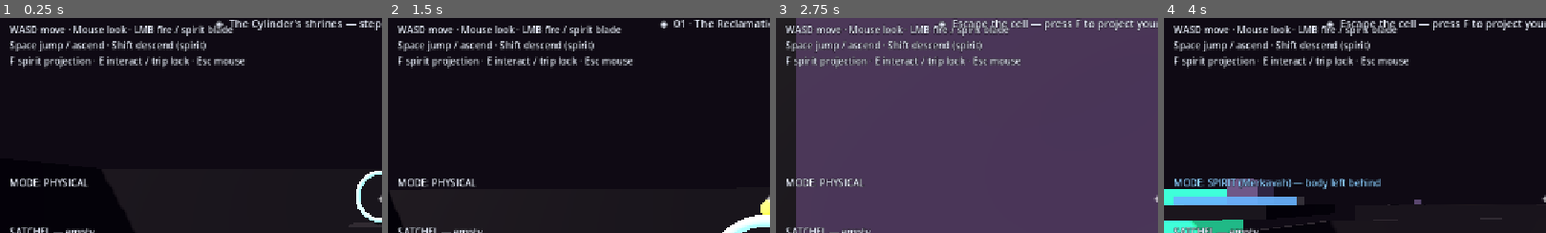
Above: before the commit, frames 1-4 (left to right).
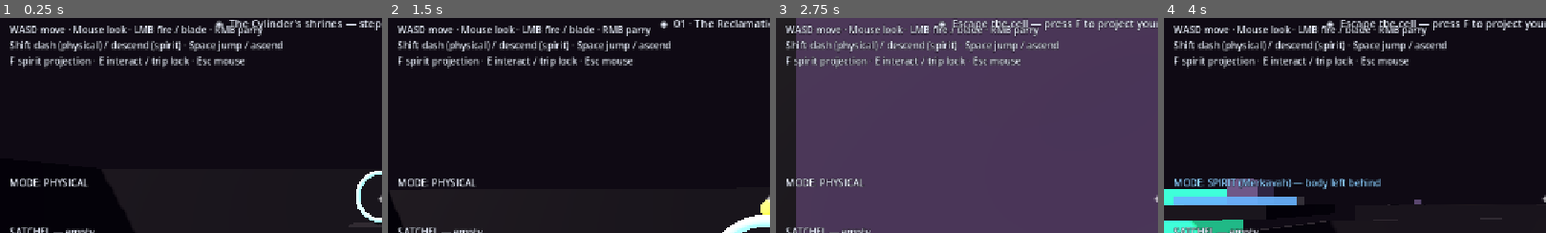
Above: after the commit, the same moments.

Repository: nathanaelries/quarry
Game: Godot game, scene res://scenes/main.tscn
Same seed, same stepped clock (60 frames per second), same inputs: the game is played once before the commit and once after it.
Inputs (mouse positions are % of the whole screen's width and height, from its top left):
- Up to frame 1 (0.25 s): no input
- Up to frame 2 (1.5 s): tap Enter at 0.5 s; move the mouse to (55, 50) at 0.52 s; hold Space (jump) 0.53-1.28 s; hold W (move_forward) from 0.53 s (still down); click (55, 50) at 0.67 s; move the mouse to (45, 50) at 1.27 s; tap E (interact) at 1.35 s; click (45, 50) at 1.42 s
- Up to frame 3 (2.75 s): keep holding W (move_forward); tap Space (jump) at 1.52, 1.55, 1.82, 2.3 s; tap F (spirit_toggle) at 2 s; move the mouse to (52, 48) at 2.02 s; hold F (spirit_toggle) from 2.03 s (still down); click (52, 48) at 2.17 s
- Up to frame 4 (4 s): keep holding W (move_forward); move the mouse to (49, 52) at 2.77 s; release F (spirit_toggle) at 2.78 s; tap Space (jump) at 2.85, 3.02, 3.32 s; click (49, 52) at 2.92 s; tap F (spirit_toggle) at 3.5 s; move the mouse to (57, 51) at 3.52 s; hold Space (jump) from 3.53 s (still down); tap E (interact) at 3.6 s; click (57, 51) at 3.67 s
The pictures show only the part of the screen within x 0-50%, y 8-58%; the shares and areas given below are measured in that part.

The runs differ from the first frame. In frame 1, 2.3% of the frame differs, in the area x 4-74%, y 3-16%; in frame 2, 2.3%; in frame 3, 2.0%; in frame 4, 2.3%.

Commit message:
Add dash + parry (telegraphed attacks)
Two new combat/movement verbs, plus the fairness piece that makes parry work.

- Dash (Shift): a fast burst in the move direction with i-frames for its whole
  duration — take_damage is a no-op mid-dash, so it dodges bolts and lunges.
  Preserves gravity "up", so it works on walls/planetoids. Cooldown-gated.
- Parry (RMB): a timed window. Melee → no damage + the drone staggers (open for
  a punish); ranged → the bolt reflects and turns on the drones. Pays off with a
  clang, gold flash, shake, and a real-time-restored hit-stop (Juice.hitstop).
- Telegraphed attacks: drones now wind up (eye flares + a tell) for 0.4s before
  striking, so parry is a read, not a coin-flip — and combat is more readable.
- docs/COMBAT.md; HUD controls + gold parry flash; dash/parry SFX.

Verified headless: dash i-frames block damage, a parried melee deals no damage
and staggers the drone, and a parried bolt reflects.

Co-Authored-By: Claude Opus 4.8 (1M context) <noreply@anthropic.com>

Diff:
--- a/prototype/scripts/drone.gd
+++ b/prototype/scripts/drone.gd
@@ -34,6 +34,8 @@
 const ATTACK_CD := 1.3
 const MELEE_DAMAGE := 1
 const SEARCH_TIME := 4.0
+const WINDUP := 0.4                   # telegraph before an attack — the window to parry it
+const STUN_TIME := 1.3                # a parried drone is staggered this long
 const PATROL_RADIUS := 5.0
 const TURN_RATE := 7.0
 
@@ -49,6 +51,8 @@
 var _home_set := false
 var _player: Node3D
 var _atk_cd := 0.0
+var _windup_t := 0.0
+var _stun_t := 0.0
 var _search_t := 0.0
 var _last_seen := Vector3.ZERO
 var _patrol_target := Vector3.ZERO
@@ -144,11 +148,14 @@
 		velocity.y -= GRAVITY * delta
 
 	_desired = Vector3.ZERO
-	match _state:
-		State.PATROL: _do_patrol(delta)
-		State.CHASE: _do_chase(delta)
-		State.ATTACK: _do_attack(delta)
-		State.SEARCH: _do_search(delta)
+	if _stun_t > 0.0:
+		_stun_t -= delta                    # staggered — hold still, don't act
+	else:
+		match _state:
+			State.PATROL: _do_patrol(delta)
+			State.CHASE: _do_chase(delta)
+			State.ATTACK: _do_attack(delta)
+			State.SEARCH: _do_search(delta)
 
 	# Hand the wanted velocity to the avoidance sim; it answers on velocity_computed.
 	_agent.set_velocity(_desired)
@@ -188,12 +195,14 @@
 
 func _do_attack(delta: float) -> void:
 	if not _can_see_player():
+		_windup_t = 0.0
 		_state = State.SEARCH
 		_search_t = SEARCH_TIME
 		return
 	var dist := global_position.distance_to(_player.global_position)
 	var reach := MELEE_RANGE if archetype == "melee" else RANGED_RANGE
 	if dist > reach * 1.15:
+		_windup_t = 0.0
 		_state = State.CHASE
 		return
 	# ranged backpedals if you close in; otherwise hold ground (RVO still spaces them)
@@ -202,9 +211,17 @@
 	else:
 		_desired = Vector3.ZERO
 	_face(_player.global_position, delta)      # always face the player while attacking
-	if _atk_cd <= 0.0:
-		_attack(dist)
-		_atk_cd = ATTACK_CD
+	# Telegraph, then strike — the wind-up is your window to parry.
+	if _windup_t > 0.0:
+		_windup_t -= delta
+		if _windup_t <= 0.0:
+			_attack(dist)
+			_atk_cd = ATTACK_CD
+			_eye_mat.emission = Color(1.0, 0.25, 0.2)
+	elif _atk_cd <= 0.0:
+		_windup_t = WINDUP
+		_eye_mat.emission = Color(1.6, 0.7, 0.2)   # bright wind-up tell
+		Juice.play_3d("drone_alert", global_position, -11.0)
 
 
 func _do_search(delta: float) -> void:
@@ -288,6 +305,11 @@
 
 
 func _melee() -> void:
+	if _player and _player.has_method("is_parrying") and _player.is_parrying():
+		if _player.has_method("on_parry_success"):
+			_player.on_parry_success()
+		stagger()                                # parried → staggered, wide open
+		return
 	if _player and _player.has_method("take_damage"):
 		_player.take_damage(MELEE_DAMAGE)
 	Juice.play_3d("drone_shot", global_position, -3.0)
@@ -309,6 +331,15 @@
 # ---------------------------------------------------------------------------
 # Damage / death / loot
 # ---------------------------------------------------------------------------
+## Parried — reel back, drop the attack, and sit open for a beat.
+func stagger() -> void:
+	_stun_t = STUN_TIME
+	_windup_t = 0.0
+	_atk_cd = maxf(_atk_cd, 0.8)
+	_flash(Color(0.5, 0.75, 1.0))
+	_eye_mat.emission = Color(0.4, 0.6, 1.0)
+
+
 func take_hit(amount: int, kind: String) -> void:
 	if vulnerable_to != "both" and kind != vulnerable_to:
 		_flash(Color(0.5, 0.5, 0.55))
--- a/prototype/scripts/enemy_bolt.gd
+++ b/prototype/scripts/enemy_bolt.gd
@@ -8,6 +8,8 @@
 var damage := 1
 
 var _life := 4.0
+var _reflected := false
+var _mat: StandardMaterial3D
 
 
 func _ready() -> void:
@@ -18,12 +20,12 @@
 	s.radius = 0.14
 	s.height = 0.28
 	mesh.mesh = s
-	var mat := StandardMaterial3D.new()
-	mat.albedo_color = Color(0.95, 0.35, 0.4)
-	mat.emission_enabled = true
-	mat.emission = Color(1.0, 0.25, 0.3)
-	mat.emission_energy_multiplier = 3.0
-	mesh.material_override = mat
+	_mat = StandardMaterial3D.new()
+	_mat.albedo_color = Color(0.95, 0.35, 0.4)
+	_mat.emission_enabled = true
+	_mat.emission = Color(1.0, 0.25, 0.3)
+	_mat.emission_energy_multiplier = 3.0
+	mesh.material_override = _mat
 	add_child(mesh)
 
 	var light := OmniLight3D.new()
@@ -54,11 +56,35 @@
 	global_position += velocity * delta
 
 
+func reflect() -> void:
+	velocity = -velocity * 1.4                    # send it back, faster
+	_reflected = true
+	_mat.albedo_color = Color(0.5, 0.9, 1.0)      # now friendly
+	_mat.emission = Color(0.45, 0.85, 1.0)
+
+
 func _on_body_entered(body: Node) -> void:
 	if body.is_in_group("drones"):
-		return                                   # don't hit fellow drones
-	if body.is_in_group("player") and body.has_method("take_damage"):
-		body.take_damage(damage)
+		if _reflected and body.has_method("take_hit"):
+			body.take_hit(2, "physical")          # a parried bolt bites the drones
+			_impact(Color(0.5, 0.9, 1.0))
+		return                                    # otherwise pass over allies
+	if body.is_in_group("player"):
+		if _reflected:
+			return                                # your own reflected bolt won't hit you
+		if body.has_method("is_parrying") and body.is_parrying():
+			if body.has_method("on_parry_success"):
+				body.on_parry_success()
+			reflect()
+			return
+		if body.has_method("take_damage"):
+			body.take_damage(damage)
+		_impact(Color(1.0, 0.35, 0.4))
+		return
+	_impact(Color(1.0, 0.35, 0.4))                # wall / floor
+
+
+func _impact(color: Color) -> void:
 	Juice.play_3d("hit", global_position, -6.0)
-	Juice.spark(global_position, Color(1.0, 0.35, 0.4))
+	Juice.spark(global_position, color)
 	queue_free()
--- a/prototype/scripts/hud.gd
+++ b/prototype/scripts/hud.gd
@@ -14,6 +14,7 @@
 var _toast_y := 560.0
 var _pips: Array = []
 var _dmg_flash: ColorRect
+var _parry_fx: ColorRect
 var _objective: Label
 var _win_bg: ColorRect
 var _win_text: Label
@@ -26,8 +27,8 @@
 	_controls.text = "\n".join([
 		"QUARRY — The Reclamation",
 		"",
-		"WASD move · Mouse look · LMB fire / spirit blade",
-		"Space jump / ascend · Shift descend (spirit)",
+		"WASD move · Mouse look · LMB fire / blade · RMB parry",
+		"Shift dash (physical) / descend (spirit) · Space jump / ascend",
 		"F spirit projection · E interact / trip lock · Esc mouse",
 	])
 	add_child(_controls)
@@ -65,6 +66,7 @@
 		player.resurrected.connect(_on_resurrected)
 		player.picked_up.connect(_on_picked_up)
 		player.damaged.connect(_on_damaged)
+		player.parried.connect(_on_parried)
 	_on_mode_changed(false)
 	_on_spirit_time(0.0)
 	_refresh_inventory()
@@ -117,6 +119,13 @@
 	_dmg_flash.anchor_bottom = 1.0
 	_dmg_flash.mouse_filter = Control.MOUSE_FILTER_IGNORE
 	add_child(_dmg_flash)
+
+	_parry_fx = ColorRect.new()
+	_parry_fx.color = Color(1.0, 0.85, 0.4, 0.0)
+	_parry_fx.anchor_right = 1.0
+	_parry_fx.anchor_bottom = 1.0
+	_parry_fx.mouse_filter = Control.MOUSE_FILTER_IGNORE
+	add_child(_parry_fx)
 
 
 func _build_objective() -> void:
@@ -201,6 +210,13 @@
 		_dmg_flash.color.a = 0.34
 		var tw := create_tween()
 		tw.tween_property(_dmg_flash, "color:a", 0.0, 0.3)
+
+
+func _on_parried() -> void:
+	if _parry_fx:
+		_parry_fx.color.a = 0.42
+		var tw := create_tween()
+		tw.tween_property(_parry_fx, "color:a", 0.0, 0.35)
 
 
 func _on_picked_up(text: String, color: Color, rarity: String) -> void:
--- a/prototype/scripts/juice.gd
+++ b/prototype/scripts/juice.gd
@@ -72,6 +72,18 @@
 	tw.chain().tween_callback(m.queue_free)
 
 
+## Brief time dilation for impact (a parry, say). Real-time restore so it can't stick.
+var _hitstopping := false
+func hitstop(scale: float, dur: float) -> void:
+	if _hitstopping:
+		return
+	_hitstopping = true
+	Engine.time_scale = scale
+	await get_tree().create_timer(dur, true, false, true).timeout
+	Engine.time_scale = 1.0
+	_hitstopping = false
+
+
 ## Toggle the ethereal lowpass + reverb on the whole mix (spirit projection).
 func set_spirit(on: bool) -> void:
 	if _lp_idx < 0:
@@ -116,6 +128,8 @@
 	_lib["drone_alert"] = _wav(_tone(0.28, 480, 900, 0.05, 0.02, 1.4, 0.5))
 	_lib["drone_shot"] = _wav(_tone(0.12, 900, 300, 0.3, 0.003, 2.4, 0.7))
 	_lib["hurt"] = _wav(_mix(_tone(0.22, 190, 70, 0.55, 0.002, 2.0, 0.9), _tone(0.22, 95, 50, 0.0, 0.002, 1.8, 0.5)))
+	_lib["dash"] = _wav(_tone(0.18, 620, 220, 0.5, 0.008, 1.6, 0.6))
+	_lib["parry"] = _wav(_mix(_tone(0.15, 1500, 720, 0.18, 0.002, 2.6, 0.7), _tone(0.15, 2200, 1050, 0.08, 0.002, 2.6, 0.4)))
 
 
 func _wav(samples: PackedFloat32Array) -> AudioStreamWAV:
--- a/prototype/scripts/player.gd
+++ b/prototype/scripts/player.gd
@@ -31,6 +31,11 @@
 const SHAKE_DECAY := 3.2
 const STEP_INTERVAL := 0.42        # seconds between footstep sfx while moving
 const MAX_HEALTH := 5              # hits before the death-walk
+const DASH_SPEED := 20.0           # dash burst; i-frames last the dash
+const DASH_TIME := 0.16
+const DASH_CD := 0.7
+const PARRY_WINDOW := 0.24         # timing window a parry stays open
+const PARRY_CD := 0.5
 
 # ---- State ----------------------------------------------------------------
 var current_up := Vector3.UP
@@ -45,6 +50,11 @@
 var health := MAX_HEALTH
 var _trauma := 0.0                   # camera shake, decays each frame
 var _step_t := 0.0
+var _dash_t := 0.0                   # >0 = mid-dash (i-frames)
+var _dash_cd := 0.0
+var _dash_dir := Vector3.ZERO
+var _parry_t := 0.0                  # >0 = parry window open
+var _parry_cd := 0.0
 
 # ---- Nodes (built at runtime) --------------------------------------------
 var head: Node3D                    # yaw on the body, pitch on the head
@@ -59,6 +69,7 @@
 signal died()
 signal resurrected()
 signal damaged(fraction: float)
+signal parried()
 signal picked_up(text: String, color: Color, rarity: String)
 
 var inventory := {}                 # item id -> count
@@ -157,6 +168,14 @@
 		elif not is_dead:
 			_fire()
 
+	# Right click: parry (physical only).
+	if event is InputEventMouseButton and event.pressed and event.button_index == MOUSE_BUTTON_RIGHT:
+		if not is_dead and not in_spirit and Input.mouse_mode == Input.MOUSE_MODE_CAPTURED:
+			_parry()
+
+	if event.is_action_pressed("dash") and not in_spirit and not is_dead:
+		_dash()
+
 	if event.is_action_pressed("ui_cancel"):
 		Input.mouse_mode = Input.MOUSE_MODE_VISIBLE
 
@@ -189,6 +208,9 @@
 		return
 
 	_reorient(delta)
+	_dash_cd = maxf(0.0, _dash_cd - delta)
+	_parry_cd = maxf(0.0, _parry_cd - delta)
+	_parry_t = maxf(0.0, _parry_t - delta)
 
 	# Gravity + jump along the current up axis.
 	if not is_on_floor():
@@ -199,13 +221,17 @@
 			Juice.play_2d("jump", -3.0)
 			add_shake(0.06)
 
-	# Movement in the plane perpendicular to "up".
-	var input := Input.get_vector("move_left", "move_right", "move_forward", "move_back")
-	var dir := (transform.basis.x * input.x + transform.basis.z * input.y)
-	if dir.length() > 0.001:
-		dir = dir.normalized()
+	# Movement in the plane perpendicular to "up" — a dash overrides it.
 	var along_up := velocity.project(current_up)
-	velocity = dir * SPEED + along_up
+	if _dash_t > 0.0:
+		_dash_t -= delta
+		velocity = _dash_dir * DASH_SPEED + along_up
+	else:
+		var input := Input.get_vector("move_left", "move_right", "move_forward", "move_back")
+		var dir := (transform.basis.x * input.x + transform.basis.z * input.y)
+		if dir.length() > 0.001:
+			dir = dir.normalized()
+		velocity = dir * SPEED + along_up
 
 	up_direction = current_up
 	move_and_slide()
@@ -403,7 +429,7 @@
 # ---------------------------------------------------------------------------
 ## Taken a hit from a drone.
 func take_damage(amount: int) -> void:
-	if is_dead:
+	if is_dead or _dash_t > 0.0:      # dash grants i-frames
 		return
 	health = maxi(0, health - amount)
 	add_shake(0.28)
@@ -416,6 +442,46 @@
 ## Shot yourself through a portal. Same consequence as any death: you come back.
 func hit_self() -> void:
 	die()
+
+
+# ---------------------------------------------------------------------------
+# Dash & parry
+# ---------------------------------------------------------------------------
+func is_parrying() -> bool:
+	return _parry_t > 0.0
+
+
+func _dash() -> void:
+	if _dash_cd > 0.0 or _dash_t > 0.0:
+		return
+	var input := Input.get_vector("move_left", "move_right", "move_forward", "move_back")
+	var d := transform.basis.x * input.x + transform.basis.z * input.y
+	if d.length() < 0.1:
+		d = -transform.basis.z                    # no input → dash forward
+	d = d - d.project(current_up)                 # keep it on the movement plane
+	if d.length() < 0.01:
+		return
+	_dash_dir = d.normalized()
+	_dash_t = DASH_TIME
+	_dash_cd = DASH_CD
+	Juice.play_2d("dash", -4.0)
+	add_shake(0.1)
+
+
+func _parry() -> void:
+	if _parry_cd > 0.0:
+		return
+	_parry_t = PARRY_WINDOW
+	_parry_cd = PARRY_CD
+
+
+## An attacker's hit landed inside the parry window (called by drones / bolts).
+func on_parry_success() -> void:
+	_parry_t = 0.0                                 # consume the window
+	Juice.play_2d("parry", 0.0)
+	Juice.hitstop(0.32, 0.1)
+	add_shake(0.14)
+	parried.emit()
 
 
 func die() -> void:
@@ -442,6 +508,8 @@
 	global_position = spawn_point
 	up_direction = current_up
 	health = MAX_HEALTH
+	_dash_t = 0.0
+	_parry_t = 0.0
 	is_dead = false
 	damaged.emit(1.0)
 	resurrected.emit()
--- a/prototype/shrines/shrine_base.gd
+++ b/prototype/shrines/shrine_base.gd
@@ -244,6 +244,7 @@
 		"move_right": KEY_D,
 		"jump": KEY_SPACE,
 		"descend": KEY_SHIFT,
+		"dash": KEY_SHIFT,          # physical mode; descend is spirit-only, so no conflict
 		"spirit_toggle": KEY_F,
 		"interact": KEY_E,
 	}
Not shown, changed: README.md
Not shown, added: docs/COMBAT.md
